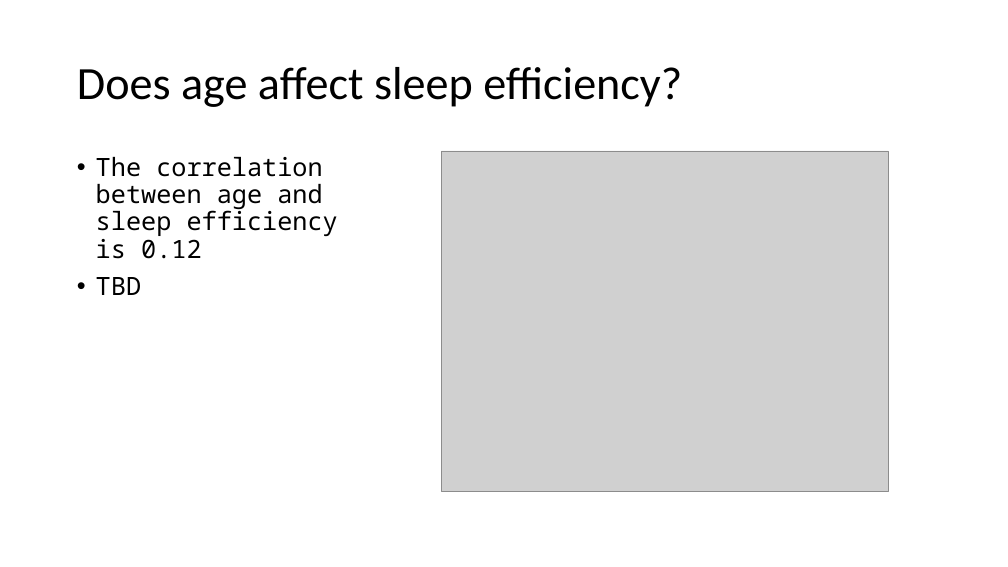
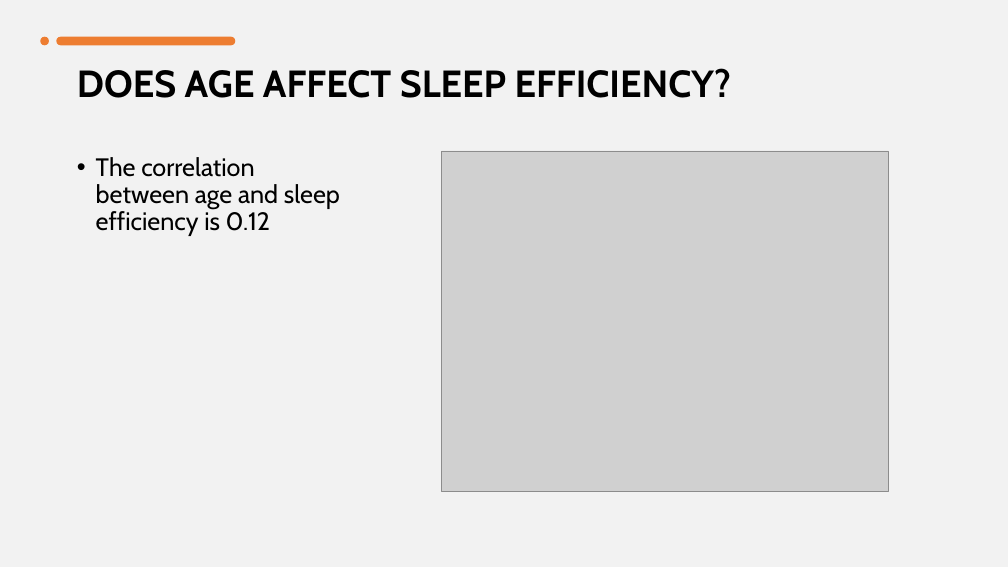
Before and after one commit to JenFreeze/Project_1, a slide deck: slide 6 of Project1.pptx. Drawn at 1008x567 pixels with LibreOffice and Linux fonts; fonts in the diff are those of the drawing; grey boxes stand for pictures. Boxes give left, top, right and bottom in pixels: in the first picture for what was removed or moved away, otherwise in the second. Text is boxed around its words. In the diff, an @@ line names an element or a change of style, - is before the commit and + after.

Commit message:
Formatted ppt

```diff
--- a/Project1.pptx
+++ b/Project1.pptx
@@ background #FFFFFF to #F2F2F2 @@
@@ ellipse added at (x1=40, y1=36, x2=48, y2=45), fill #ED7D31 @@
@@ rounded rectangle added at (x1=56, y1=36, x2=235, y2=45), fill #ED7D31 @@
@@ title at (x1=77, y1=68, x2=732, y2=98): text changed; size 44 to 36 pt; font Calibri to Cabin; bold on @@
-Does age affect sleep efficiency?
+DOES AGE AFFECT SLEEP EFFICIENCY?
@@ text "The correlation between age and ..." at (x1=96, y1=157, x2=340, y2=236): font Noto Sans Mono to Cabin @@
@@ text at (x1=96, y1=277, x2=141, y2=295): paragraph removed @@
-• TBD
```
Also in this commit, not shown: 11 other slides changed, 16 other files.
